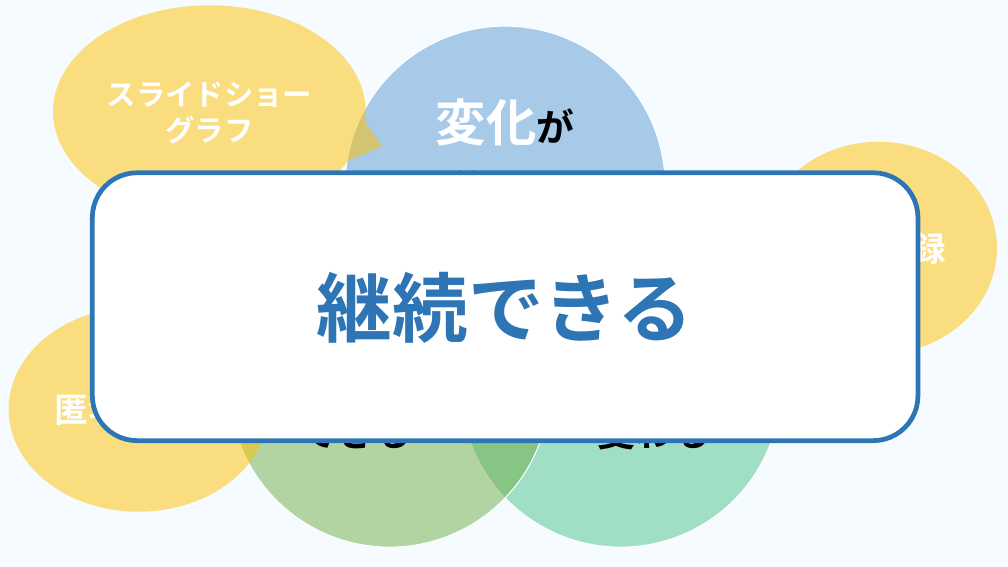
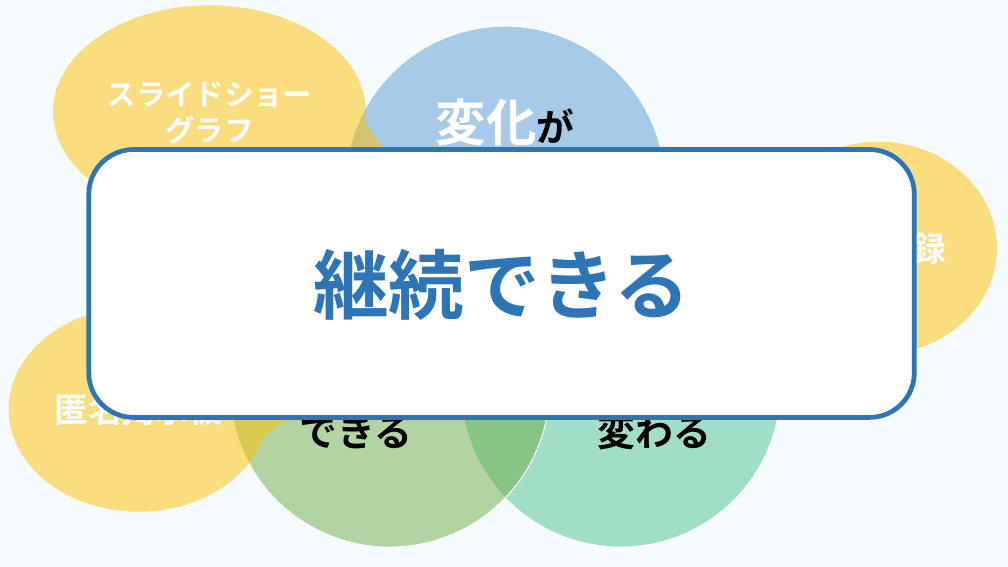
Before and after one commit to dojo2023/E-4, a slide deck: slide 8 of 共有用フォルダー/E4_そばうどん.pptx. Drawn at 1008x567 pixels with LibreOffice and Linux fonts; fonts in the diff are those of the drawing; background and template pictures are left out. Boxes give left, top, right and bottom in pixels: in the first picture for what was removed or moved away, otherwise in the second. Text is boxed around its words. In the diff, an @@ line names an element or a change of style, - is before the commit and + after.

```diff
--- a/共有用フォルダー/E4_そばうどん.pptx
+++ b/共有用フォルダー/E4_そばうどん.pptx
@@ rounded rectangle "継続できる": place and size @@
-rounded rectangle "継続できる" at [92, 173, 918, 441]
+rounded rectangle "継続できる" at [88, 150, 914, 417]
```
Also in this commit, not shown: 5 other slides changed.
